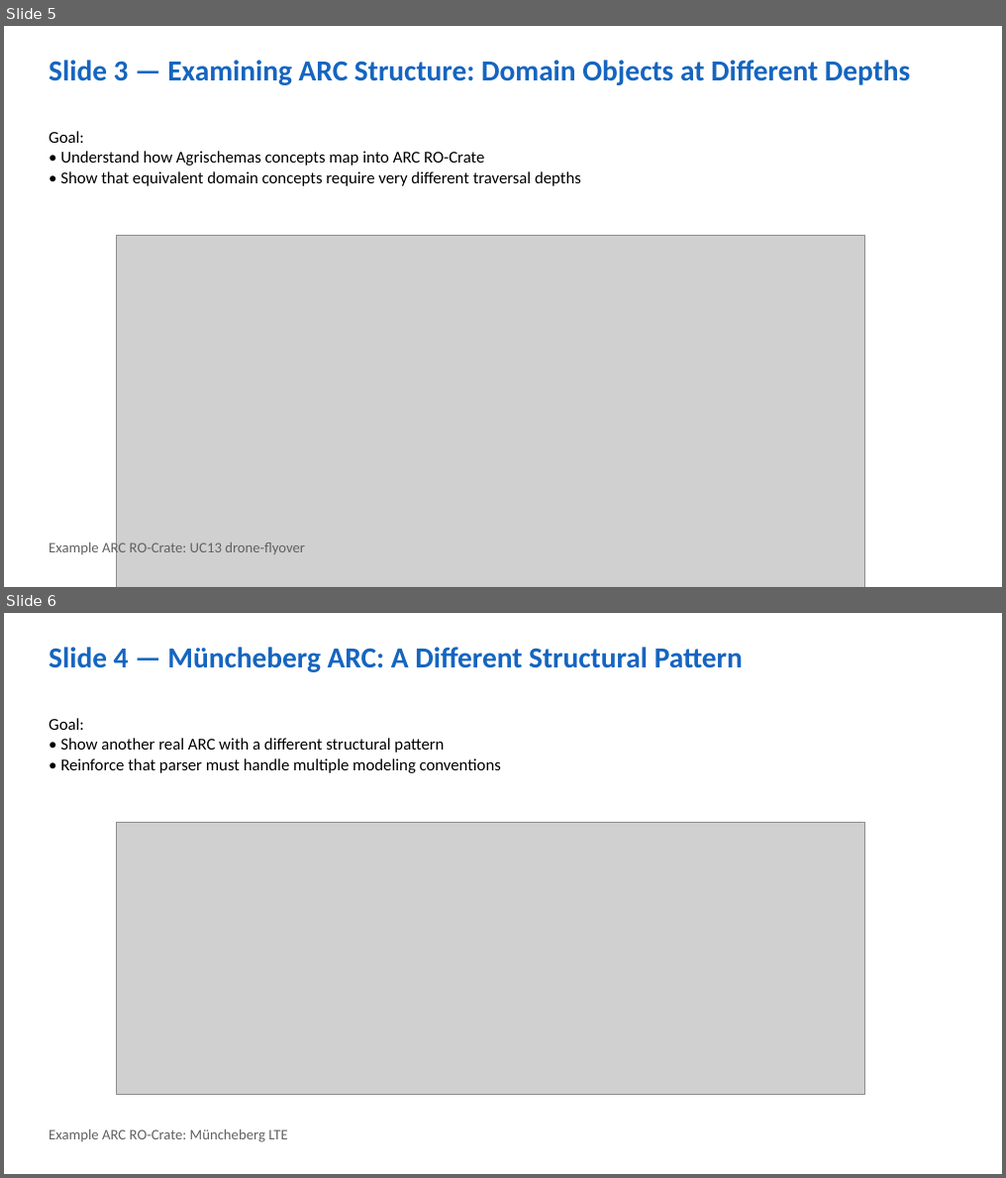
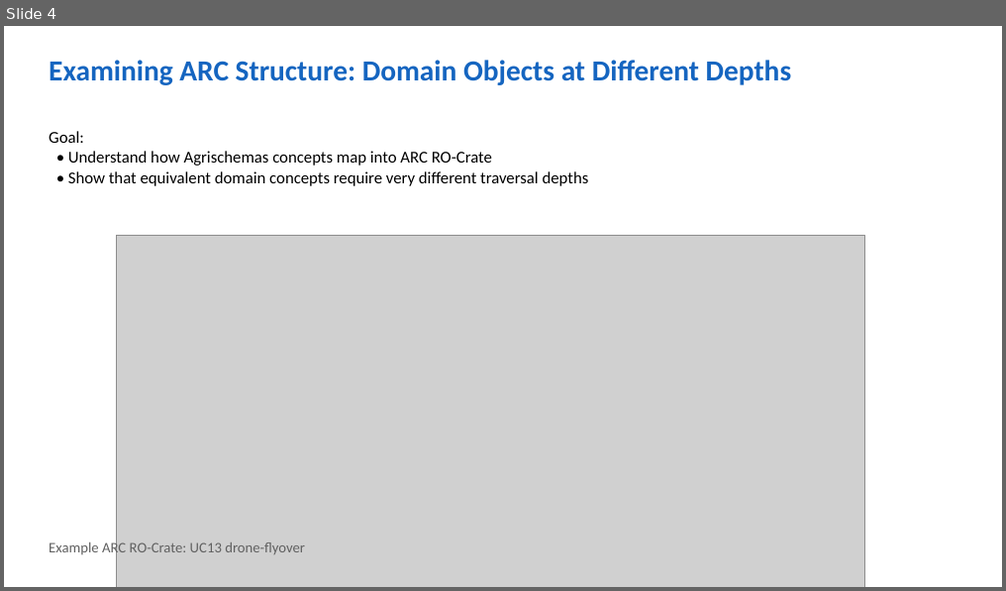
Before and after one commit to jorgitogb/fairweaver, a slide deck: docs/slides/fairst-workflow-slides-editable.pptx. Shown one above the other, each under a label of ours: slides 5 and 6 before the commit, slide 4 after it. The pictures are 1006x1178 and 1006x591 pixels, drawn with LibreOffice and Linux fonts; fonts in the diff are those of the drawing; grey boxes stand for pictures. Boxes give left, top, right and bottom in pixels: in the first picture for what was removed or moved away, otherwise in the second. Text is boxed around its words. In the diff, an @@ line names an element or a change of style, - is before the commit and + after.

Commit message:
Add presentation slides for metadata modeling (slot 6)

```diff
--- a/docs/slides/fairst-workflow-slides-editable.pptx
+++ b/docs/slides/fairst-workflow-slides-editable.pptx
@@ slide 6 removed at [4, 613, 1002, 1174], background #FFFFFF @@
@@ text removed at [49, 647, 743, 672] @@
-Slide 4 — Müncheberg ARC: A Different Structural Pattern
@@ text removed at [49, 718, 501, 773] @@
-Goal:
-• Show another real ARC with a different structural pattern
-• Reinforce that parser must handle multiple modeling conventions
@@ picture removed at [116, 823, 865, 1094] @@
@@ text removed at [49, 1130, 287, 1143] @@
-Example ARC RO-Crate: Müncheberg LTE
@@ what was slide 5 is now slide 4 @@
@@ slide 4 changed as well @@
@@ text at [49, 60, 792, 85]: text changed @@
-Slide 3 — Examining ARC Structure: Domain Objects at Different Depths
+Examining ARC Structure: Domain Objects at Different Depths
@@ text "Goal:" rewrapped from [49, 131, 581, 186] to [49, 131, 589, 186] @@
```
Also in this commit, not shown: 5 other slides changed, 2 other slides removed, 6 other files.
